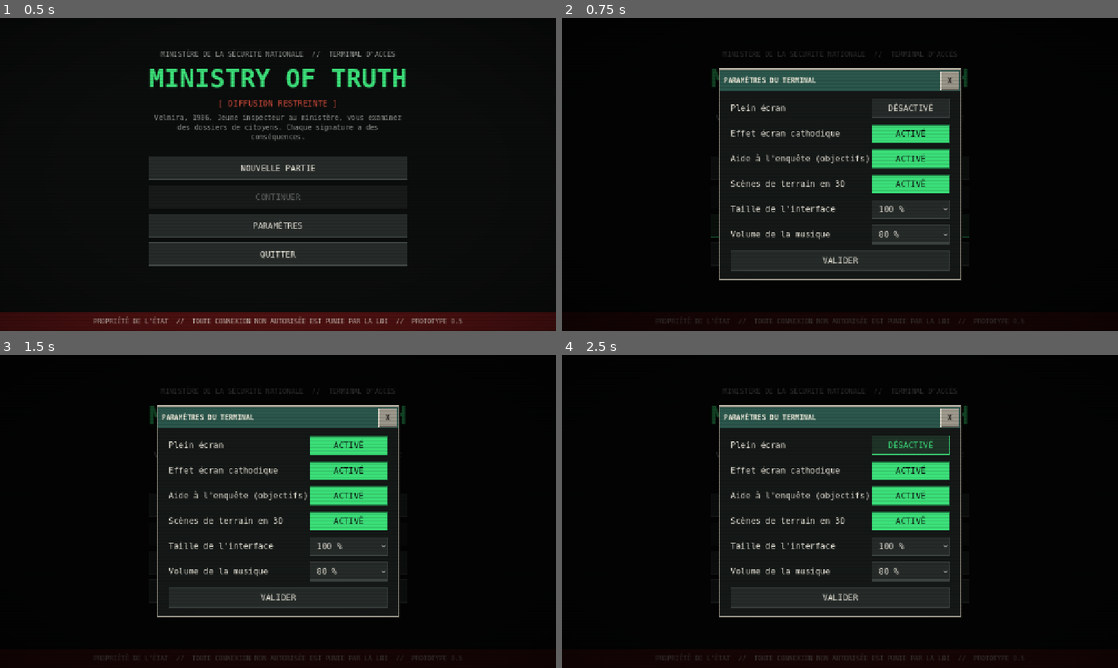
Above: before the commit, frames 1-4 (two rows, left to right).
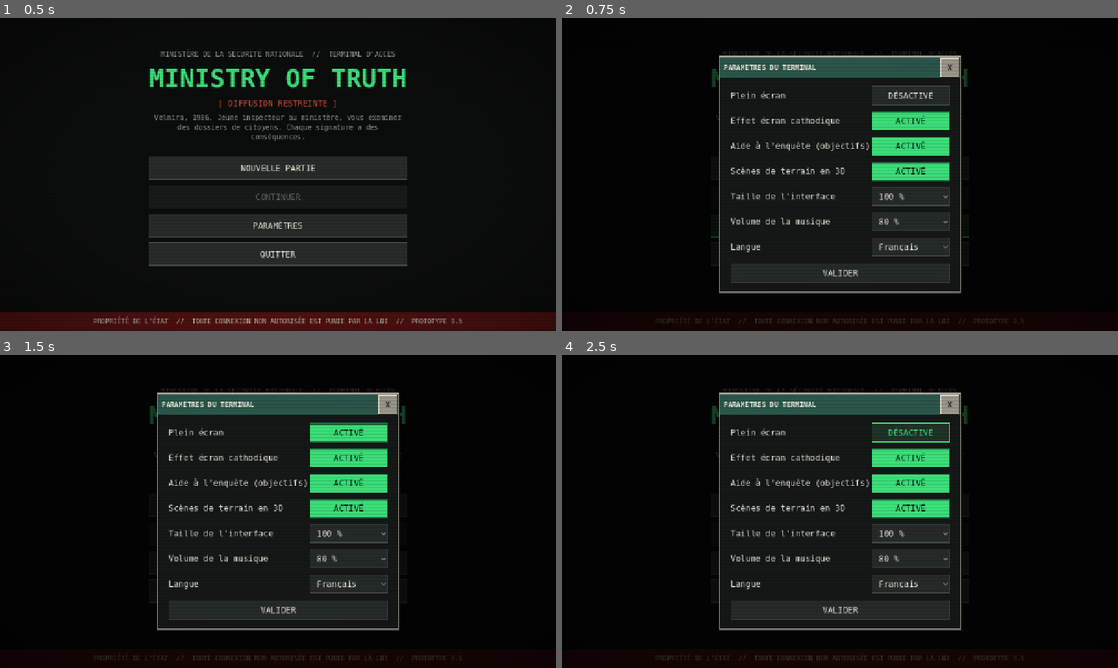
Above: after the commit, the same moments.

Repository: r65z40/truth
Game: Godot game, scene res://scenes/main_menu/main_menu.tscn
Same seed, same stepped clock (60 frames per second), same inputs: the game is played once before the commit and once after it.
Inputs:
- Up to frame 1 (0.5 s): no input
- Up to frame 2 (0.75 s): click "PARAMÈTRES" at 0.5 s
- Up to frame 3 (1.5 s): click "DÉSACTIVÉ" at 1.25 s
- Up to frame 4 (2.5 s): click "ACTIVÉ" at 2 s

Frame 1 is identical in both runs. In frame 2, 10% of the frame differs, in the area x 28-72%, y 12-88%; in frame 3, 10%; in frame 4, 11%.

Commit message:
Socle de traduction FR/EN
Met en place l'infrastructure de localisation, le français restant la
langue source : les clés de traduction sont les textes français eux-mêmes,
donc une chaîne non traduite s'affiche en français (aucun affichage cassé).

- Autoload Localization : construit les traductions d'interface à partir de
  data/locale/<langue>.json et les enregistre dans TranslationServer ;
  localize_case() fusionne une surcouche data/locale/<langue>/case_<id>.json
  sur le dossier français (appariement des tableaux par id, repli FR champ
  par champ). Les ids sont préservés : la logique de flags reste intacte.
- data/locale/en.json : ~90 chaînes d'interface traduites + README du format.
- Paramètres : sélecteur de langue (Settings.language, sauvegardé).
- CaseLibrary.get_case() renvoie une copie localisée (le cache reste en FR).
- project.godot : autoload Localization + locale/fallback = "fr".
- Tests : test_localization (fusion, repli, bascule de langue) ; 935 au vert.
- Captures : interface en anglais (menu, paramètres).

Aucune surcouche de dossier livrée pour l'instant : en anglais l'interface
est traduite et le contenu des dossiers reste en français. La traduction des
dossiers de l'acte 1 est l'étape suivante.

Co-Authored-By: Claude Opus 4.8 <noreply@anthropic.com>
Claude-Session: https://claude.ai/code/session_01S6Q64qV8A21FGrmgUc6GYw

Diff:
--- /dev/null
+++ b/data/locale/en.json
@@ -0,0 +1,91 @@
+{
+	"_note": "Traductions anglaises de l'interface. Clé = texte français (langue source). Une chaîne absente reste en français.",
+	"NOUVELLE PARTIE": "NEW GAME",
+	"QUITTER": "QUIT",
+	"PARAMÈTRES": "SETTINGS",
+	"PARAMÈTRES DU TERMINAL": "TERMINAL SETTINGS",
+	"Plein écran": "Fullscreen",
+	"Effet écran cathodique": "CRT screen effect",
+	"Aide à l'enquête (objectifs)": "Investigation help (objectives)",
+	"Scènes de terrain en 3D": "3D field scenes",
+	"Taille de l'interface": "Interface size",
+	"Volume de la musique": "Music volume",
+	"Langue": "Language",
+	"VALIDER": "CONFIRM",
+	"ACTIVÉ": "ON",
+	"DÉSACTIVÉ": "OFF",
+	"ACCEPTER": "ACCEPT",
+	"ANNULER": "CANCEL",
+	"CONTINUER": "CONTINUE",
+	"SUIVANT": "NEXT",
+	"PASSER": "SKIP",
+	"PARTIR": "LEAVE",
+	"DORMIR": "SLEEP",
+	"DÉCLINER": "DECLINE",
+	"Déconnexion": "Log out",
+	"Sauvegarder": "Save",
+	"MINISTÈRE": "MINISTRY",
+	"MINISTÈRE DE LA SÉCURITÉ NATIONALE  //  TERMINAL D'ACCÈS": "MINISTRY OF NATIONAL SECURITY  //  ACCESS TERMINAL",
+	"PROPRIÉTÉ DE L'ÉTAT  //  TOUTE CONNEXION NON AUTORISÉE EST PUNIE PAR LA LOI  //  PROTOTYPE 0.5": "STATE PROPERTY  //  ANY UNAUTHORISED CONNECTION IS PUNISHED BY LAW  //  PROTOTYPE 0.5",
+	"TERMINAL CENTRAL  //  ACCÈS NIVEAU 1": "CENTRAL TERMINAL  //  LEVEL 1 ACCESS",
+	"TERMINAL T-4/112": "TERMINAL T-4/112",
+	"saisir une commande (AIDE)": "enter a command (HELP)",
+	"[ EN LIGNE ]": "[ ONLINE ]",
+	"Dossiers": "Files",
+	"Courrier": "Mail",
+	"VERITAS": "VERITAS",
+	"Journal": "Paper",
+	"Archives": "Archives",
+	"Personnel": "Personnel",
+	"Dossier personnel": "Personnel file",
+	"Terminal": "Terminal",
+	"Paramètres": "Settings",
+	"FIN DE SERVICE": "END OF SHIFT",
+	"DOSSIERS  //  SECTION 4 - INSPECTION DES DOSSIERS CIVILS": "FILES  //  SECTION 4 - CIVIL FILE INSPECTION",
+	"DOSSIERS ASSIGNÉS": "ASSIGNED FILES",
+	"PIÈCES DU DOSSIER": "FILE DOCUMENTS",
+	"CARNET D'ENQUÊTE": "INVESTIGATION NOTEBOOK",
+	"CONFRONTER (2 ÉLÉMENTS)": "COMPARE (2 ITEMS)",
+	"DOSSIER": "FILE",
+	"PIÈCE": "DOCUMENT",
+	"TITRE": "TITLE",
+	"CONFIDENTIEL": "CONFIDENTIAL",
+	"SECRET": "SECRET",
+	"[ CONFIDENTIEL ]": "[ CONFIDENTIAL ]",
+	"[ DIFFUSION RESTREINTE ]": "[ RESTRICTED CIRCULATION ]",
+	"DEMANDER (1 h)": "REQUEST (1 h)",
+	"CONSULTER (1 h)": "CONSULT (1 h)",
+	"TERRAIN (2 h)": "FIELD (2 h)",
+	"RÉDIGER LA CONCLUSION": "WRITE THE CONCLUSION",
+	"RETOUR AU DOSSIER": "BACK TO FILE",
+	"RECOMMANDATION DE L'INSPECTEUR :": "INSPECTOR'S RECOMMENDATION:",
+	"SIGNER ET TRANSMETTRE": "SIGN AND SUBMIT",
+	"La signature engage l'agent. Une recommandation transmise ne peut pas être retirée.": "The signature commits the agent. A submitted recommendation cannot be withdrawn.",
+	"Sélectionnez un dossier dans la liste pour consulter ses pièces.": "Select a file from the list to view its documents.",
+	"À NOTER : cliquez sur un élément pour le copier dans votre carnet": "TO NOTE: click an item to copy it into your notebook",
+	"À NOTER DANS CETTE PIÈCE": "TO NOTE IN THIS DOCUMENT",
+	"CONSULTER VERITAS": "CONSULT VERITAS",
+	"COURRIER INTERNE  //  LIAISON SÉCURISÉE": "INTERNAL MAIL  //  SECURE LINK",
+	"PLIS REÇUS": "RECEIVED MAIL",
+	"Aucun pli. Le courrier de la hiérarchie arrivera ici.": "No mail. Correspondence from command will arrive here.",
+	"VERITAS  //  SYSTÈME D'ANALYSE DU MINISTÈRE": "VERITAS  //  MINISTRY ANALYSIS SYSTEM",
+	"DOSSIERS EN ATTENTE": "PENDING FILES",
+	"AUCUN DOSSIER CHARGÉ": "NO FILE LOADED",
+	"LANCER L'ANALYSE": "RUN ANALYSIS",
+	"VERITAS conseille. L'agent signe et répond seul de sa conclusion.": "VERITAS advises. The agent signs and answers for the conclusion alone.",
+	"ARCHIVES  //  CONSULTATION": "ARCHIVES  //  CONSULTATION",
+	"ARCHIVES CENTRALES  //  FONDS DE LA SECTION 4": "CENTRAL ARCHIVES  //  SECTION 4 HOLDINGS",
+	"RAPPORTS TRANSMIS PAR L'AGENT (cliquez pour rouvrir le dossier)": "REPORTS SUBMITTED BY THE AGENT (click to reopen the file)",
+	"Aucun rapport transmis par cet agent.": "No report submitted by this agent.",
+	"DOSSIER PERSONNEL  //  DIRECTION DU PERSONNEL": "PERSONNEL FILE  //  PERSONNEL DIRECTORATE",
+	"FICHE D'ÉVALUATION DE L'AGENT": "AGENT EVALUATION SHEET",
+	"JOURNAL DU MATIN": "MORNING PAPER",
+	"LA VOIX DE VELMIRA": "THE VOICE OF VELMIRA",
+	"COMMISSION D'AVANCEMENT": "PROMOTION BOARD",
+	"ARCHIVE DES SUJETS": "ARCHIVE OF SUBJECTS",
+	"SOIRÉE": "EVENING",
+	"Une seule chose, ce soir :": "Just one thing, tonight:",
+	"R. MAZUR, votre supérieur :": "R. MAZUR, your superior:",
+	"Velmira, 1986. Jeune inspecteur au ministère, vous examinez des dossiers de citoyens. Chaque signature a des conséquences.": "Velmira, 1986. A young inspector at the Ministry, you review files on citizens. Every signature has consequences.",
+	"Une session existe déjà. La nouvelle partie la remplacera au prochain enregistrement. Continuer ?": "A session already exists. The new game will replace it at the next save. Continue?"
+}
--- a/project.godot
+++ b/project.godot
@@ -21,6 +21,7 @@
 [autoload]
 
 Settings="*res://scripts/autoload/settings.gd"
+Localization="*res://scripts/autoload/localization.gd"
 GameState="*res://scripts/autoload/game_state.gd"
 SaveManager="*res://scripts/autoload/save_manager.gd"
 Music="*res://scripts/autoload/music.gd"
@@ -48,3 +49,7 @@
 renderer/rendering_method="gl_compatibility"
 renderer/rendering_method.mobile="gl_compatibility"
 environment/defaults/default_clear_color=Color(0.043, 0.051, 0.047, 1)
+
+[internationalization]
+
+locale/fallback="fr"
--- a/scenes/ui/windows/settings_window.gd
+++ b/scenes/ui/windows/settings_window.gd
@@ -9,6 +9,7 @@
 @onready var _field_3d_toggle: Button = %Field3dToggle
 @onready var _scale_option: OptionButton = %ScaleOption
 @onready var _music_option: OptionButton = %MusicOption
+@onready var _language_option: OptionButton = %LanguageOption
 
 
 func _ready() -> void:
@@ -31,6 +32,9 @@
 		_music_option.add_item("Coupée" if level == 0.0 else "%d %%" % roundi(level * 100))
 	_music_option.item_selected.connect(func(index: int) -> void: Settings.set_music_volume(Settings.MUSIC_LEVELS[index]))
 	_scale_option.item_selected.connect(func(index: int) -> void: Settings.set_ui_scale(Settings.UI_SCALES[index]))
+	for code in Localization.LOCALES:
+		_language_option.add_item(Localization.LOCALE_LABELS.get(code, code))
+	_language_option.item_selected.connect(func(index: int) -> void: Settings.set_language(Localization.LOCALES[index]))
 	%DoneButton.pressed.connect(close)
 
 
@@ -42,6 +46,7 @@
 	_field_3d_toggle.set_pressed_no_signal(Settings.field_3d)
 	_scale_option.select(maxi(Settings.UI_SCALES.find(Settings.ui_scale), 0))
 	_music_option.select(_closest_music_level())
+	_language_option.select(maxi(Localization.LOCALES.find(Settings.language), 0))
 	_refresh_toggle_labels()
 
 
--- a/scenes/ui/windows/settings_window.tscn
+++ b/scenes/ui/windows/settings_window.tscn
@@ -121,6 +121,19 @@
 custom_minimum_size = Vector2(180, 44)
 layout_mode = 2
 
+[node name="LanguageRow" type="HBoxContainer" parent="Layout/Content/Options"]
+layout_mode = 2
+
+[node name="LanguageLabel" type="Label" parent="Layout/Content/Options/LanguageRow"]
+layout_mode = 2
+size_flags_horizontal = 3
+text = "Langue"
+
+[node name="LanguageOption" type="OptionButton" parent="Layout/Content/Options/LanguageRow"]
+unique_name_in_owner = true
+custom_minimum_size = Vector2(180, 44)
+layout_mode = 2
+
 [node name="DoneButton" type="Button" parent="Layout/Content/Options"]
 unique_name_in_owner = true
 custom_minimum_size = Vector2(0, 48)
--- /dev/null
+++ b/scripts/autoload/localization.gd
@@ -0,0 +1,83 @@
+extends Node
+## Traduction du jeu. Le français est la langue source : les clés de traduction
+## sont les textes français eux-mêmes. Une chaîne sans traduction s'affiche donc
+## en français, ce qui permet de traduire progressivement.
+##
+## Interface : les textes des scènes (Label, Button...) sont traduits
+## automatiquement par Godot via TranslationServer, à partir de data/locale/<lang>.json.
+## Contenu des dossiers : surcouches dans data/locale/<lang>/case_<id>.json, fusionnées
+## par CaseLibrary ; un champ non traduit reste en français.
+
+signal locale_changed
+
+const SOURCE_LOCALE := "fr"
+const LOCALES := ["fr", "en"]
+const LOCALE_LABELS := {"fr": "Français", "en": "English"}
+const UI_PATH := "res://data/locale/%s.json"
+const CASE_OVERLAY_PATH := "res://data/locale/%s/case_%s.json"
+
+var locale := SOURCE_LOCALE
+
+
+func _ready() -> void:
+	# Charge les traductions d'interface des langues autres que la source.
+	for code in LOCALES:
+		if code == SOURCE_LOCALE:
+			continue
+		_register_ui_translation(code)
+	set_locale(Settings.language if Settings.get("language") != null else SOURCE_LOCALE)
+
+
+## Change la langue courante et prévient l'interface.
+func set_locale(code: String) -> void:
+	if not code in LOCALES:
+		code = SOURCE_LOCALE
+	locale = code
+	TranslationServer.set_locale(code)
+	locale_changed.emit()
+
+
+## Vrai si la langue courante n'est pas la langue source (français).
+func is_translated() -> bool:
+	return locale != SOURCE_LOCALE
+
+
+## Dossier localisé : fusionne la surcouche de la langue courante sur le dossier
+## français. Sans surcouche, renvoie le dossier français inchangé.
+func localize_case(case_data: Dictionary) -> Dictionary:
+	if not is_translated() or case_data.is_empty():
+		return case_data
+	var overlay := DataLoader.load_json(CASE_OVERLAY_PATH % [locale, case_data.get("id", "")])
+	if overlay.is_empty():
+		return case_data
+	return _merge(case_data.duplicate(true), overlay)
+
+
+func _register_ui_translation(code: String) -> void:
+	var entries := DataLoader.load_json(UI_PATH % code)
+	if entries.is_empty():
+		return
+	var translation := Translation.new()
+	translation.locale = code
+	for source in entries:
+		translation.add_message(source, str(entries[source]))
+	TranslationServer.add_translation(translation)
+
+
+## Fusionne récursivement la surcouche « over » sur « base ». Les tableaux d'objets
+## sont appariés par « id » ; les autres valeurs de la surcouche remplacent la base.
+static func _merge(base: Variant, over: Variant) -> Variant:
+	if base is Dictionary and over is Dictionary:
+		for key in over:
+			base[key] = _merge(base.get(key), over[key]) if base.has(key) else over[key]
+		return base
+	if base is Array and over is Array:
+		var by_id := {}
+		for item in base:
+			if item is Dictionary and item.has("id"):
+				by_id[item.id] = item
+		for item in over:
+			if item is Dictionary and item.has("id") and by_id.has(item.id):
+				_merge(by_id[item.id], item)
+		return base
+	return over
--- a/scripts/autoload/settings.gd
+++ b/scripts/autoload/settings.gd
@@ -18,6 +18,8 @@
 var field_3d := true
 ## Volume de la musique, de 0 (coupée) à 1.
 var music_volume := 0.8
+## Langue de l'interface et des dossiers ("fr" ou "en").
+var language := "fr"
 
 
 func _ready() -> void:
@@ -35,6 +37,7 @@
 	ui_scale = config.get_value("display", "ui_scale", ui_scale)
 	field_3d = config.get_value("display", "field_3d", field_3d)
 	music_volume = config.get_value("audio", "music_volume", music_volume)
+	language = config.get_value("general", "language", language)
 
 
 func save_settings() -> void:
@@ -45,6 +48,7 @@
 	config.set_value("display", "ui_scale", ui_scale)
 	config.set_value("display", "field_3d", field_3d)
 	config.set_value("audio", "music_volume", music_volume)
+	config.set_value("general", "language", language)
 	config.save(PATH)
 
 
@@ -88,6 +92,13 @@
 	_commit()
 
 
+## Change la langue (Localization l'applique à TranslationServer).
+func set_language(code: String) -> void:
+	language = code
+	Localization.set_locale(code)
+	_commit()
+
+
 ## Le plein écran n'a de sens que sur ordinateur (pas en mobile, pas en headless).
 func supports_fullscreen_toggle() -> bool:
 	return not OS.has_feature("mobile") and DisplayServer.get_name() != "headless"
--- a/scripts/core/case_library.gd
+++ b/scripts/core/case_library.gd
@@ -67,7 +67,7 @@
 		if data.is_empty():
 			return {}
 		_cache[case_id] = data
-	return _cache[case_id]
+	return Localization.localize_case(_cache[case_id])
 
 
 ## Renvoie un document d'un dossier par son identifiant.
--- a/tests/capture_screens.gd
+++ b/tests/capture_screens.gd
@@ -183,6 +183,16 @@
 	desk.open_field("52310")
 	desk.field_screen.choose("floorboard")
 	await _snap("33_perquisition_benes")
+	desk.queue_free()
+	# Socle de traduction : l'interface bascule en anglais (contenu des dossiers en repli FR).
+	Localization.set_locale("en")
+	var menu_en: Node = load("res://scenes/main_menu/main_menu.tscn").instantiate()
+	get_tree().root.add_child(menu_en)
+	await _snap("34_main_menu_english")
+	menu_en.get_node("%SettingsButton").pressed.emit()
+	await _snap("35_settings_english")
+	menu_en.queue_free()
+	Localization.set_locale("fr")
 	get_tree().quit()
 
 
--- a/tests/run_tests.gd
+++ b/tests/run_tests.gd
@@ -83,6 +83,7 @@
 		"test_document_passages",
 		"test_desk_apps",
 		"test_news",
+		"test_localization",
 		"test_music_rules",
 		"test_music_player",
 		"test_time_in_desk",
@@ -160,6 +161,26 @@
 
 
 ## Passages à noter : chaque citation existe dans le texte de sa pièce, balisée une fois.
+func test_localization() -> void:
+	# Le français est la langue source : clé = texte français.
+	Localization.set_locale("en")
+	check(TranslationServer.translate("NOUVELLE PARTIE") == "NEW GAME", "l'interface se traduit en anglais")
+	check(TranslationServer.translate("Texte sans traduction") == "Texte sans traduction", "une chaîne non traduite reste en français")
+	# Surcouche de dossier : fusion par id, repli sur le français.
+	var base := {"id": "x", "title": "Titre FR", "summary": "Résumé FR",
+			"documents": [{"id": "d1", "title": "Pièce FR", "facts": [{"id": "f1", "label": "FR"}]}]}
+	var overlay := {"title": "Title EN", "documents": [{"id": "d1", "facts": [{"id": "f1", "label": "EN"}]}]}
+	var merged: Dictionary = Localization._merge(base.duplicate(true), overlay)
+	check(merged.title == "Title EN" and merged.summary == "Résumé FR", "le titre est traduit, le résumé reste en français")
+	check(merged.documents[0].title == "Pièce FR" and merged.documents[0].facts[0].label == "EN",
+			"la fusion apparie les pièces et les éléments par id")
+	# Sans surcouche livrée, un dossier reste en français même en anglais.
+	check(CaseLibrary.get_case("40921").title == "Citoyen n° 40921", "sans surcouche, le dossier reste en français")
+	Localization.set_locale("fr")
+	check(CaseLibrary.get_case("40921").title == "Citoyen n° 40921" and not Localization.is_translated(),
+			"retour au français : langue source")
+
+
 func test_news() -> void:
 	var state := NewsWindow.current_state()
 	var first := NewsRules.edition(state)
Not shown, added: scripts/autoload/localization.gd.uid
Not shown, added: data/locale/README.md
